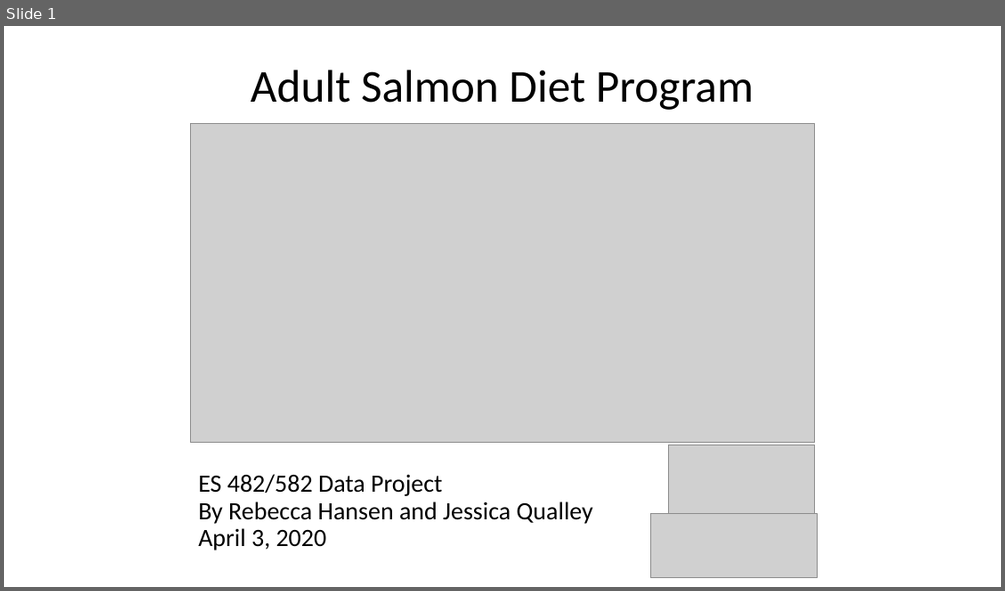
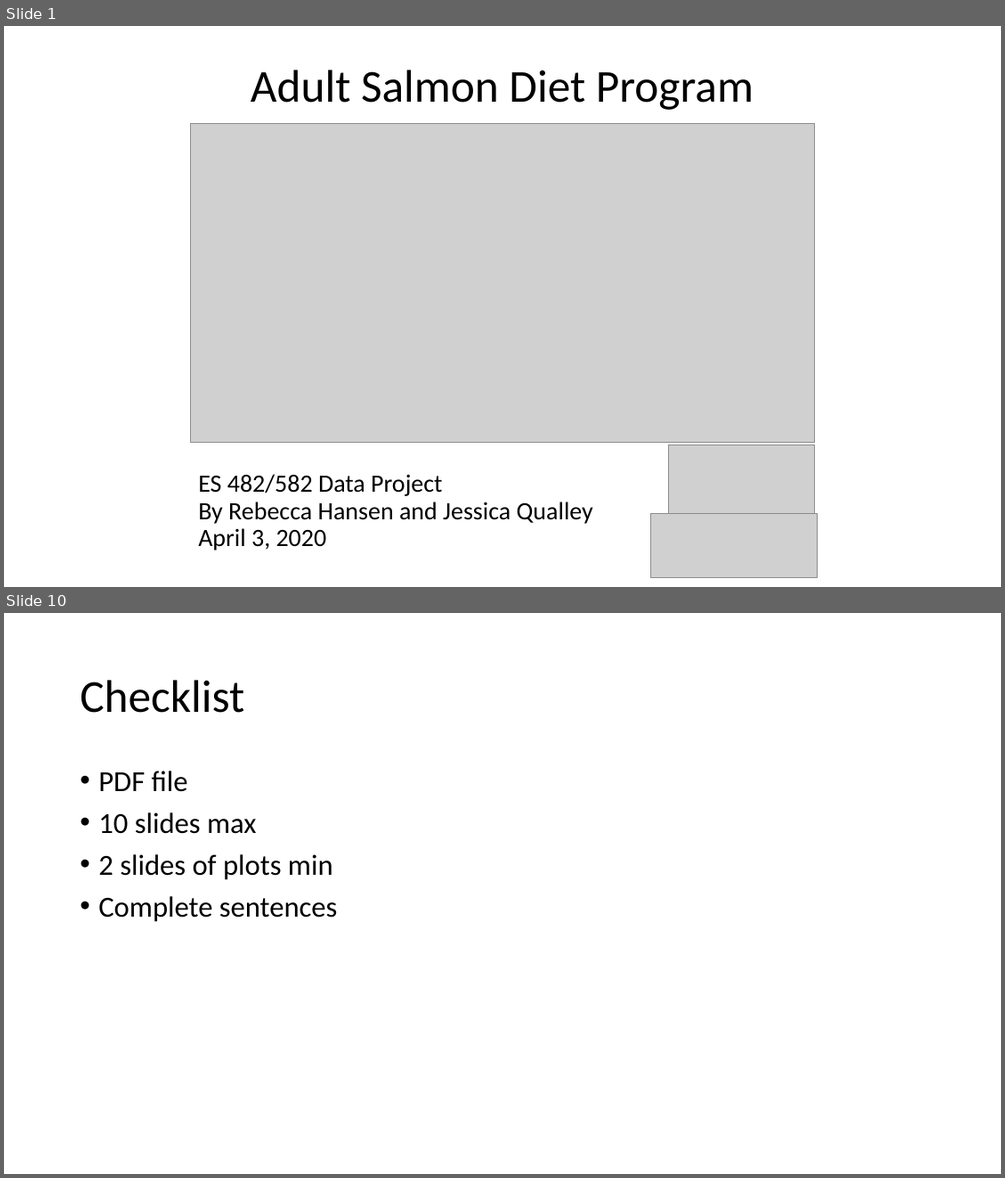
Before and after one commit to rghansen/ES482, a slide deck: ES data project presentation_salmon diet.pptx. Shown one above the other, each under a label of ours: slide 1 before the commit, slides 1 and 10 after it; the slides between them are not shown. The pictures are 1005x591 and 1005x1178 pixels, drawn with LibreOffice and Linux fonts; fonts in the diff are those of the drawing; grey boxes stand for pictures. Boxes give left, top, right and bottom in pixels: in the first picture for what was removed or moved away, otherwise in the second. Text is boxed around its words. In the diff, an @@ line names an element or a change of style, - is before the commit and + after.

```diff
--- a/ES data project presentation_salmon diet.pptx
+++ b/ES data project presentation_salmon diet.pptx
@@ slide 10 added at bbox=[4, 613, 1001, 1174], background #FFFFFF @@
@@ title added at bbox=[80, 680, 244, 713], 44 pt, text #000000 @@
+Checklist
@@ text added at bbox=[98, 771, 338, 922], 28 pt, text #000000 @@
+• PDF file
+• 10 slides max
+• 2 slides of plots min
+• Complete sentences
```
Also in this commit, not shown: 3 slides changed, 5 other slides added, 2 slides removed.
